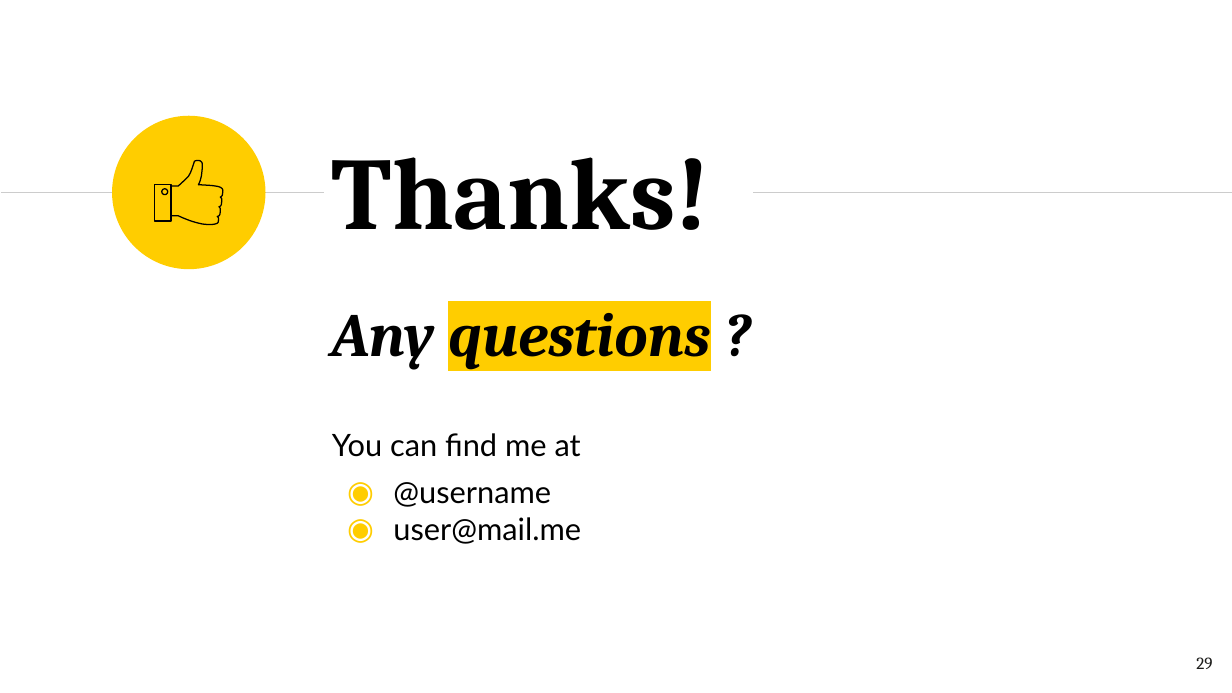
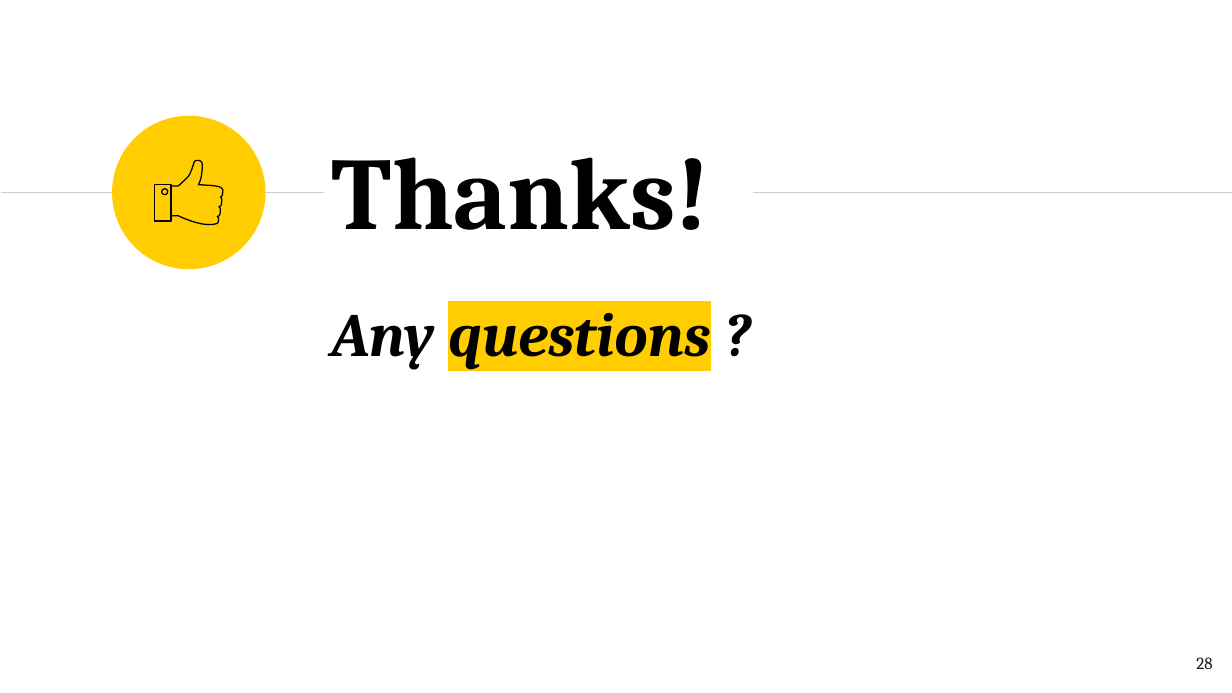
Before and after one commit to romiii37/CampusSeven, a slide deck: slide 28 of Git.pptx (slide 29 before the commit). Drawn at 1232x693 pixels with LibreOffice and Linux fonts; fonts in the diff are those of the drawing. Boxes give left, top, right and bottom in pixels: in the first picture for what was removed or moved away, otherwise in the second. Text is boxed around its words. In the diff, an @@ line names an element or a change of style, - is before the commit and + after.

```diff
--- a/Git.pptx
+++ b/Git.pptx
@@ subtitle at (332, 433, 581, 544): paragraphs removed @@
-You can find me at
-◉ @username
-◉ user@mail.me
@@ page number at (1196, 657, 1212, 669): text changed @@
-29
+28
```
Also in this commit, not shown: 6 other slides changed, 10 slides added, 35 slides removed.
